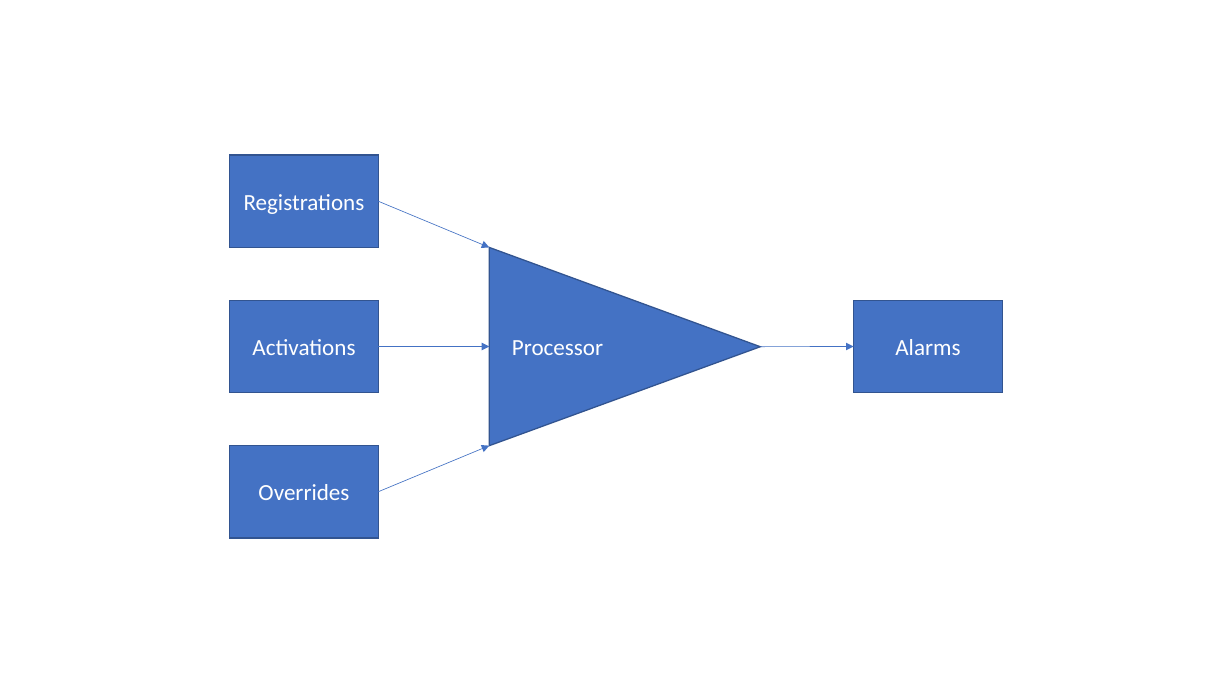
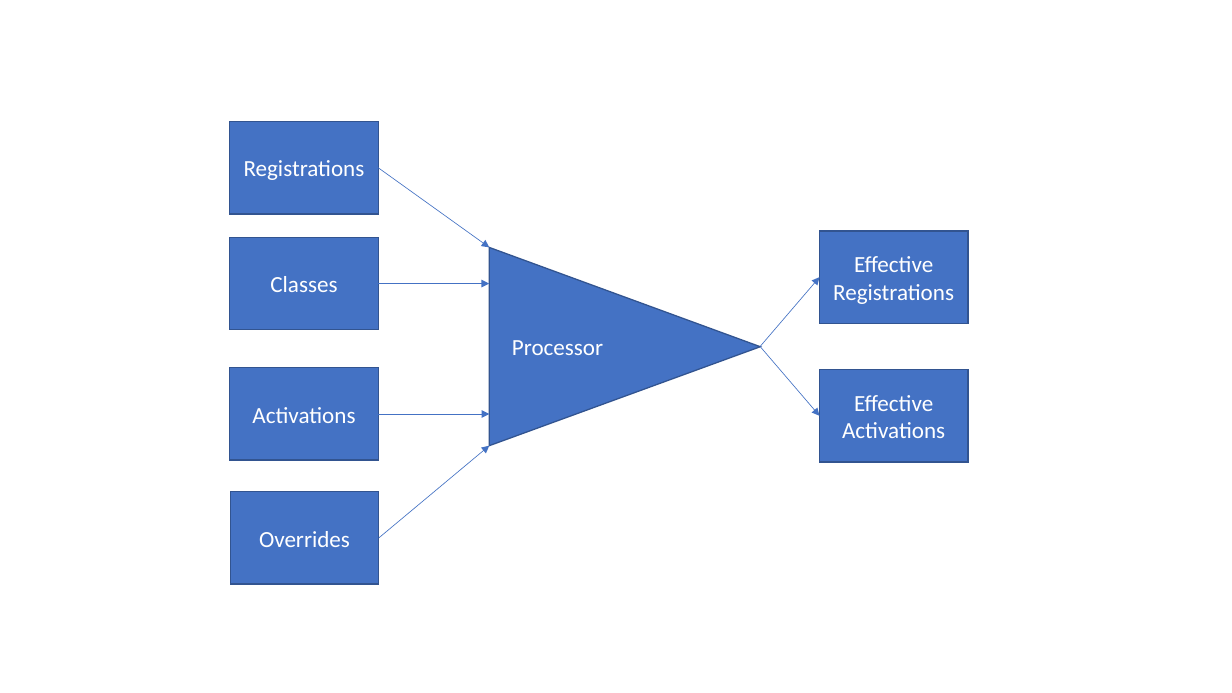
Before and after one commit to JeffersonLab/jaws, a slide deck: slide 1 of docs/AlarmProcessorDiagram.pptx. Drawn at 1232x693 pixels with LibreOffice and Linux fonts; fonts in the diff are those of the drawing. Boxes give left, top, right and bottom in pixels: in the first picture for what was removed or moved away, otherwise in the second. Text is boxed around its words. In the diff, an @@ line names an element or a change of style, - is before the commit and + after.

```diff
--- a/docs/AlarmProcessorDiagram.pptx
+++ b/docs/AlarmProcessorDiagram.pptx
@@ rectangle "Registrations" moved from (x1=230, y1=155, x2=379, y2=248) to (x1=230, y1=122, x2=379, y2=214) @@
@@ arrow moved from (378, 201) - (490, 248) to (378, 168) - (490, 248) @@
@@ rectangle added at (x1=230, y1=238, x2=379, y2=330), fill #4472C4, outline #325491 1 pt, 18 pt, text #FFFFFF @@
+Classes
@@ rectangle added at (x1=820, y1=231, x2=969, y2=323), fill #4472C4, outline #325491 1 pt, 18 pt, text #FFFFFF @@
+Effective Registrations
@@ arrow added from (378, 284) to (489, 284), #4472C4 0.5 pt @@
@@ arrow added from (761, 347) to (820, 277), #4472C4 0.5 pt @@
@@ arrow moved from (761, 347) - (854, 347) to (761, 347) - (820, 416) @@
@@ rectangle "Activations" moved from (x1=230, y1=300, x2=379, y2=393) to (x1=230, y1=368, x2=379, y2=460) @@
@@ rectangle "Effective Activations" moved from (x1=854, y1=300, x2=1003, y2=393) to (x1=820, y1=370, x2=969, y2=462) @@
@@ arrow moved from (378, 347) - (490, 347) to (378, 414) - (490, 414) @@
@@ text in rectangle at (x1=842, y1=395, x2=945, y2=438): text changed @@
-Alarms
+Effective Activations
@@ arrow moved from (378, 492) - (490, 445) to (379, 538) - (490, 445) @@
@@ rectangle "Overrides" moved from (x1=230, y1=445, x2=379, y2=538) to (x1=230, y1=492, x2=379, y2=584) @@
```
Also in this commit, not shown: 1 slide added, 1 other file.
